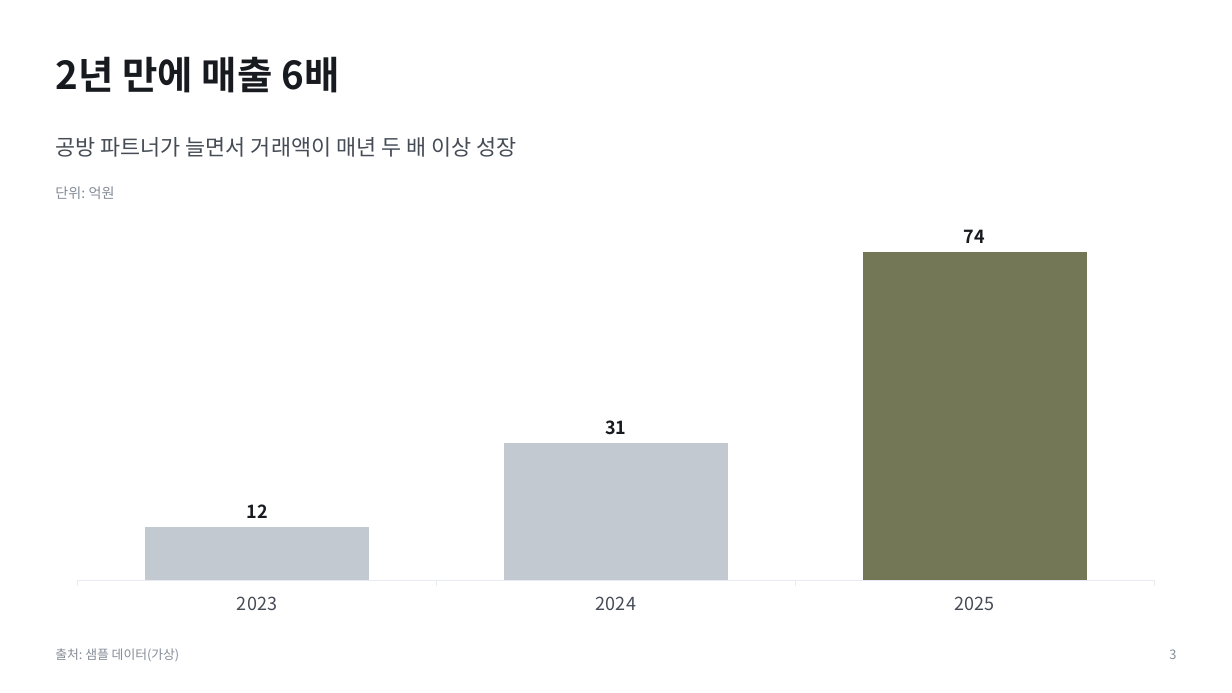
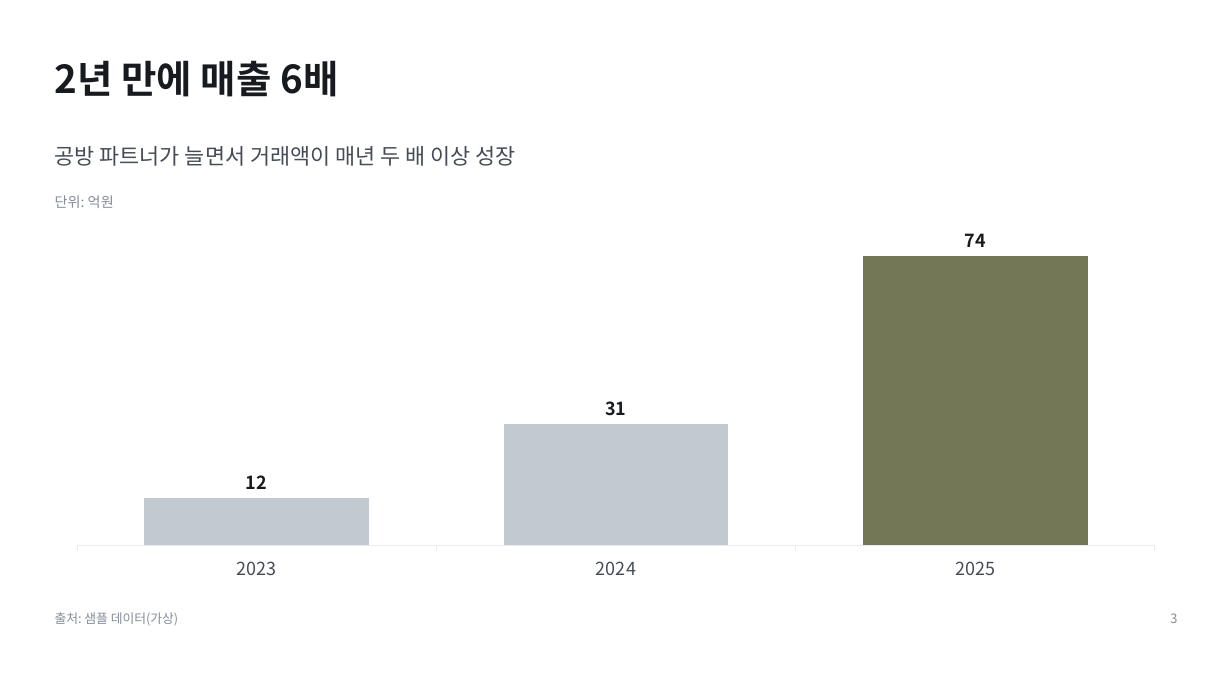
Before and after one commit to pck9880-sys/claude-design, a slide deck: slide 3 of output/ir-sample/deck.pptx. Drawn at 1232x693 pixels with LibreOffice and Linux fonts; fonts in the diff are those of the drawing. Boxes give left, top, right and bottom in pixels: in the first picture for what was removed or moved away, otherwise in the second. Text is boxed around its words. In the diff, an @@ line names an element or a change of style, - is before the commit and + after.

```diff
--- a/output/ir-sample/deck.pptx
+++ b/output/ir-sample/deck.pptx
@@ text "2년 만에 매출 6배": place and size @@
-text "2년 만에 매출 6배" at [55, 56, 339, 93]
+text "2년 만에 매출 6배" at [55, 60, 339, 97]
@@ text "공방 파트너가 늘면서 거래액이 매년 ...": place and size @@
-text "공방 파트너가 늘면서 거래액이 매년 ..." at [55, 137, 516, 157]
+text "공방 파트너가 늘면서 거래액이 매년 ..." at [55, 146, 516, 166]
@@ text "단위: 억원": place and size @@
-text "단위: 억원" at [55, 186, 115, 199]
+text "단위: 억원" at [55, 195, 114, 208]
@@ column chart: place and size @@
-column chart at [55, 217, 1177, 624]
+column chart at [55, 226, 1177, 588]
@@ text "출처: 샘플 데이터(가상)": place and size @@
-text "출처: 샘플 데이터(가상)" at [55, 648, 179, 661]
+text "출처: 샘플 데이터(가상)" at [55, 612, 178, 625]
@@ text "3": place and size @@
-text "3" at [1169, 649, 1176, 659]
+text "3" at [1170, 613, 1177, 623]
```
Also in this commit, not shown: 8 other slides changed, 21 other files.
